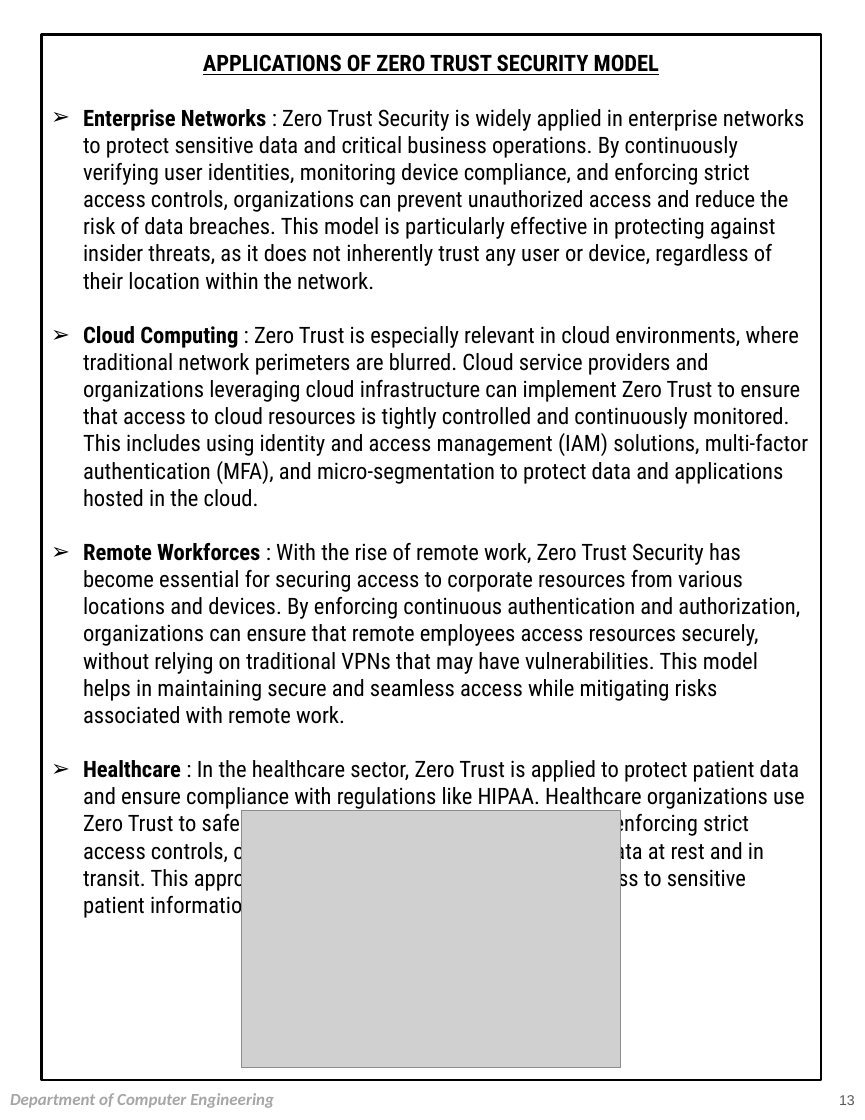
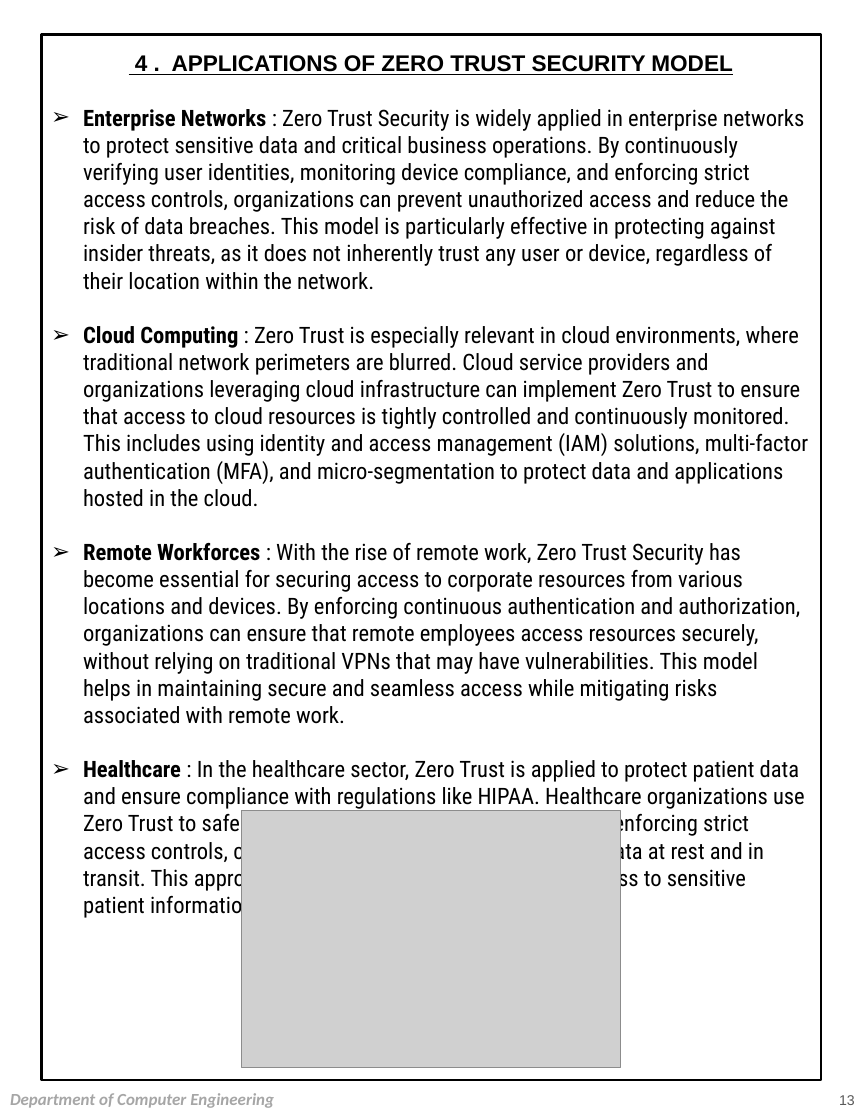
Before and after one commit to Silo5k3u8t4/semi, a slide deck: slide 13 of NEW.pptx. Drawn at 865x1120 pixels with LibreOffice and Linux fonts; fonts in the diff are those of the drawing; grey boxes stand for pictures. Boxes give left, top, right and bottom in pixels: in the first picture for what was removed or moved away, otherwise in the second. Text is boxed around its words. In the diff, an @@ line names an element or a change of style, - is before the commit and + after.

```diff
--- a/NEW.pptx
+++ b/NEW.pptx
@@ text at bbox=[135, 55, 732, 75]: text changed; font Roboto Condensed to Arial @@
-APPLICATIONS OF ZERO TRUST SECURITY MODEL
+4 . APPLICATIONS OF ZERO TRUST SECURITY MODEL
```
Also in this commit, not shown: 7 other slides changed, 1 slide added.
